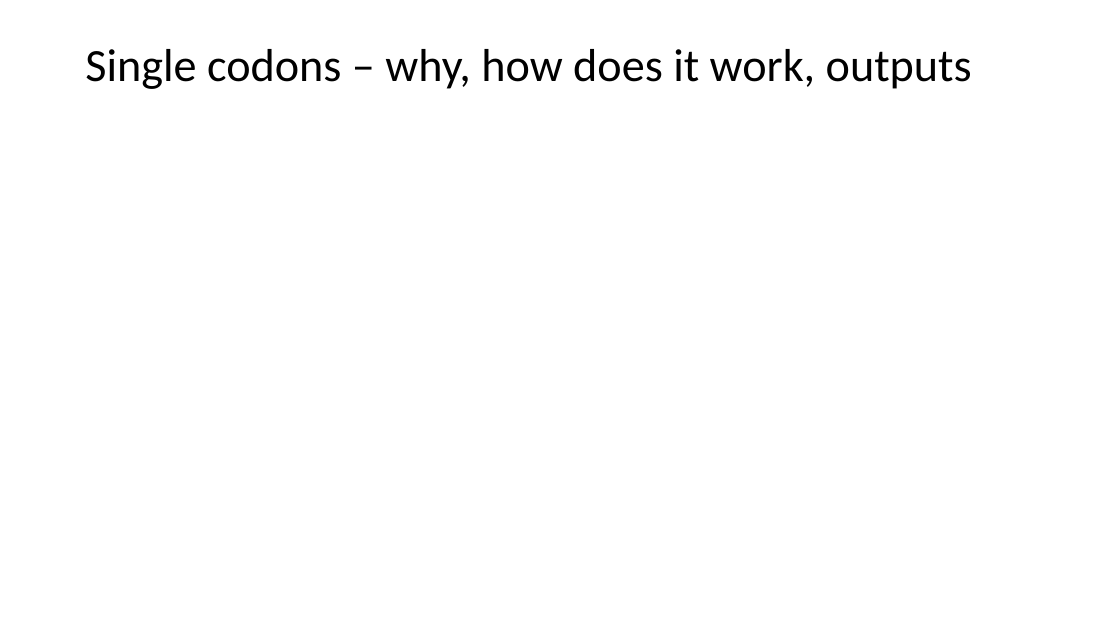
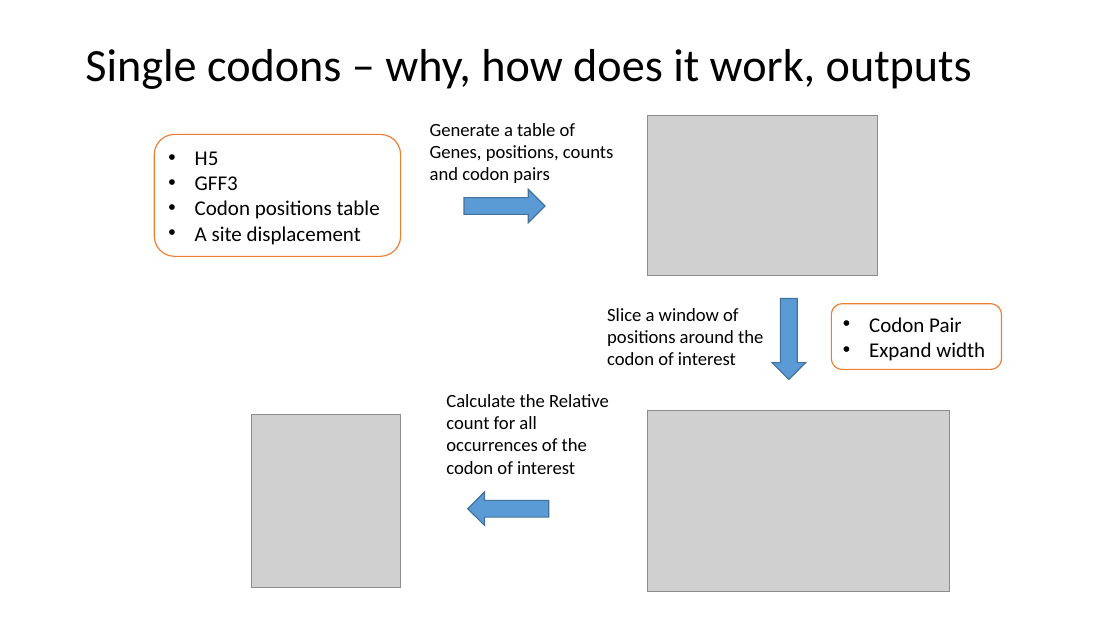
Before and after one commit to 3mma-mack/riboviz-presentation, a slide deck: slide 14 of Rundown-of-our-3-months.pptx (slide 13 before the commit). Drawn at 1120x630 pixels with LibreOffice and Linux fonts; fonts in the diff are those of the drawing; grey boxes stand for pictures. Boxes give left, top, right and bottom in pixels: in the first picture for what was removed or moved away, otherwise in the second. Text is boxed around its words. In the diff, an @@ line names an element or a change of style, - is before the commit and + after.

Commit message:
added workflow of single codons and codon pair scripts

```diff
--- a/Rundown-of-our-3-months.pptx
+++ b/Rundown-of-our-3-months.pptx
@@ picture added at box(648, 115, 878, 276) @@
@@ rounded rectangle added at box(155, 134, 401, 256), fill #FFFFFF, outline #ED7D31 1 pt, 18 pt, text #000000 @@
+• H5
+• GFF3
+• Codon positions table
+• A site displacement
@@ text added at box(430, 123, 613, 183), 16 pt, text #000000 @@
+Generate a table of Genes, positions, counts and codon pairs
@@ right arrow added at box(464, 189, 544, 223), fill #5B9BD5, outline #43739E 1 pt @@
@@ right arrow added at box(772, 299, 806, 380), fill #5B9BD5, outline #43739E 1 pt @@
@@ text added at box(607, 308, 763, 365), 16 pt, text #000000 @@
+Slice a window of positions around the codon of interest
@@ rounded rectangle added at box(832, 304, 1002, 370), fill #FFFFFF, outline #ED7D31 1 pt, 18 pt, text #000000 @@
+• Codon Pair
+• Expand width
@@ picture added at box(252, 414, 401, 587) @@
@@ text added at box(446, 394, 609, 474), 16 pt, text #000000 @@
+Calculate the Relative count for all occurrences of the codon of interest
@@ picture added at box(648, 411, 949, 592) @@
@@ right arrow added at box(468, 492, 549, 526), fill #5B9BD5, outline #43739E 1 pt @@
```
Also in this commit, not shown: 2 other slides changed, 2 slides added.
